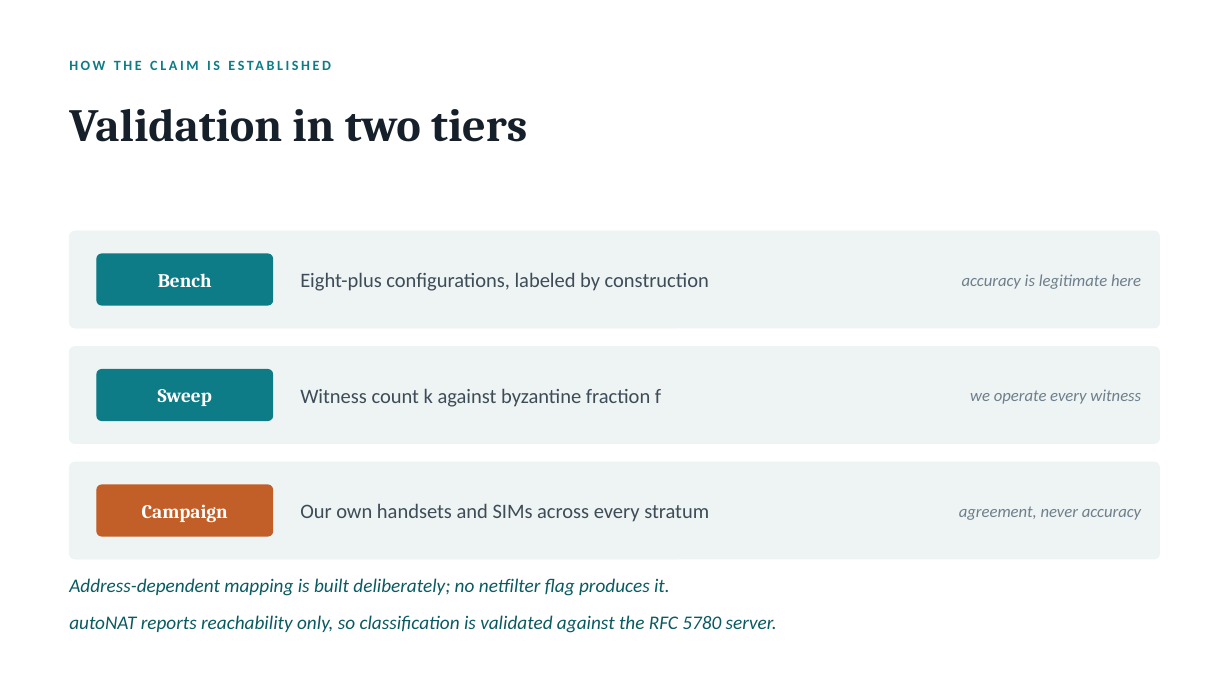
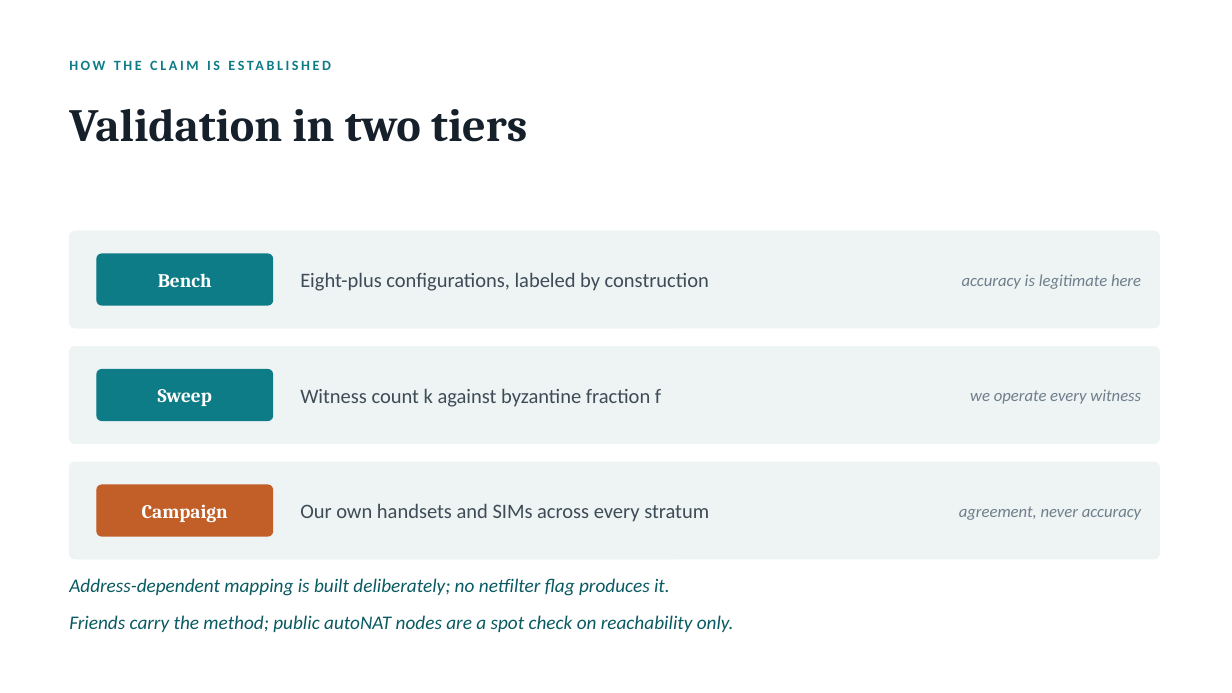
Before and after one commit to danbachar/grassroots-networking, a slide deck: slide 7 of docs/student-projects/grassroots-nat-project.pptx. Drawn at 1232x693 pixels with LibreOffice and Linux fonts; fonts in the diff are those of the drawing. Boxes give left, top, right and bottom in pixels: in the first picture for what was removed or moved away, otherwise in the second. Text is boxed around its words. In the diff, an @@ line names an element or a change of style, - is before the commit and + after.

```diff
--- a/docs/student-projects/grassroots-nat-project.pptx
+++ b/docs/student-projects/grassroots-nat-project.pptx
@@ text at (69,615,734,632): text changed @@
-autoNAT reports reachability only, so classification is validated against the RFC 5780 server.
+Friends carry the method; public autoNAT nodes are a spot check on reachability only.
```
Also in this commit, not shown: 3 other files.
